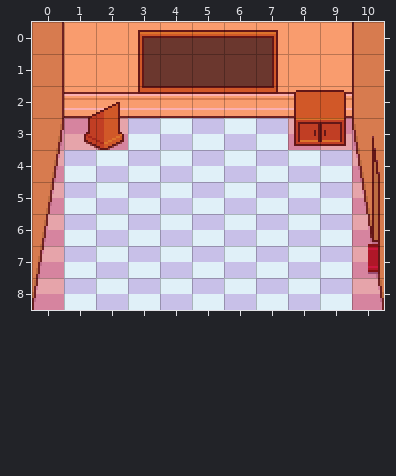
One commit to this Tiled map (JSON): maps/class6.json. Above is the file before it was changed.
Cells are 16x16 px. Shown: x 0..10, y 0..8.
New version:
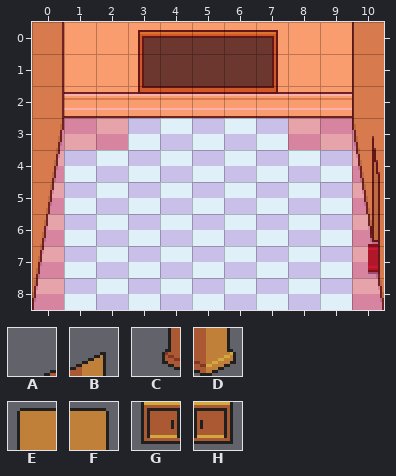
Key: from "layer1": A 27, B 28, C 40, D 41, E 46, F 47, G 59, H 60.
_ is an empty cell.
From old to new:
Layer "layer1":
Tile A is removed in row 2 at x 1.
Tile B is removed in row 2 at x 2.
Tile C is removed in row 3 at x 1.
Tile D is removed in row 3 at x 2.
Tile E is removed in row 2 at x 8.
Tile F is removed in row 2 at x 9.
Tile G is removed in row 3 at x 8.
Tile H is removed in row 3 at x 9.
Boxes around the changes in both pictures, in picture pixels (x1, y1, x2, y2):
removed: (84, 102, 124, 150)
removed: (294, 90, 346, 146)
